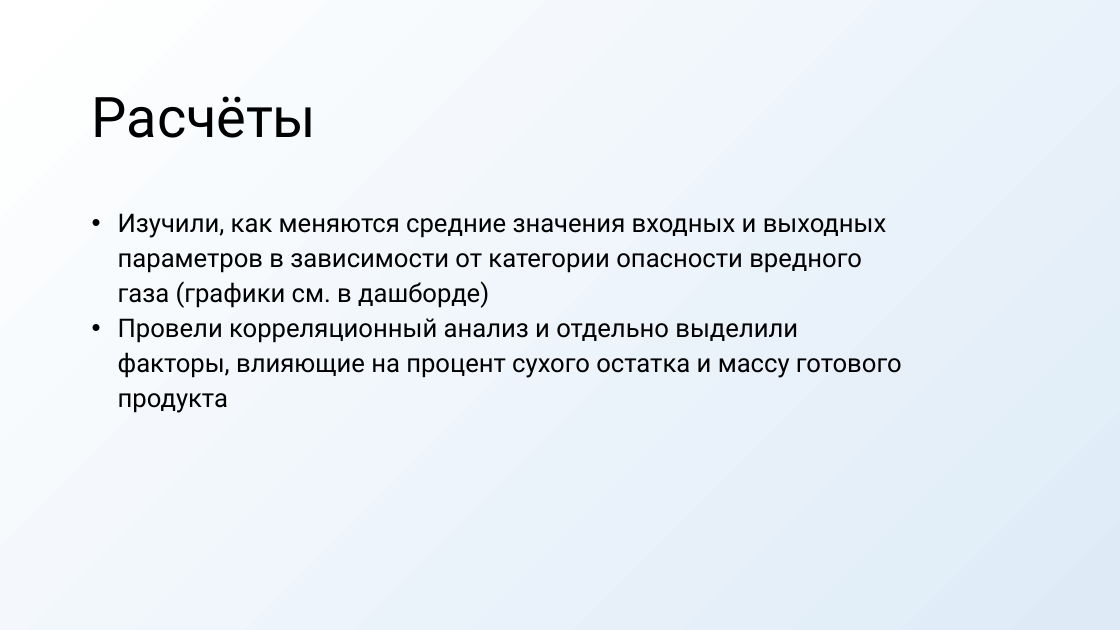
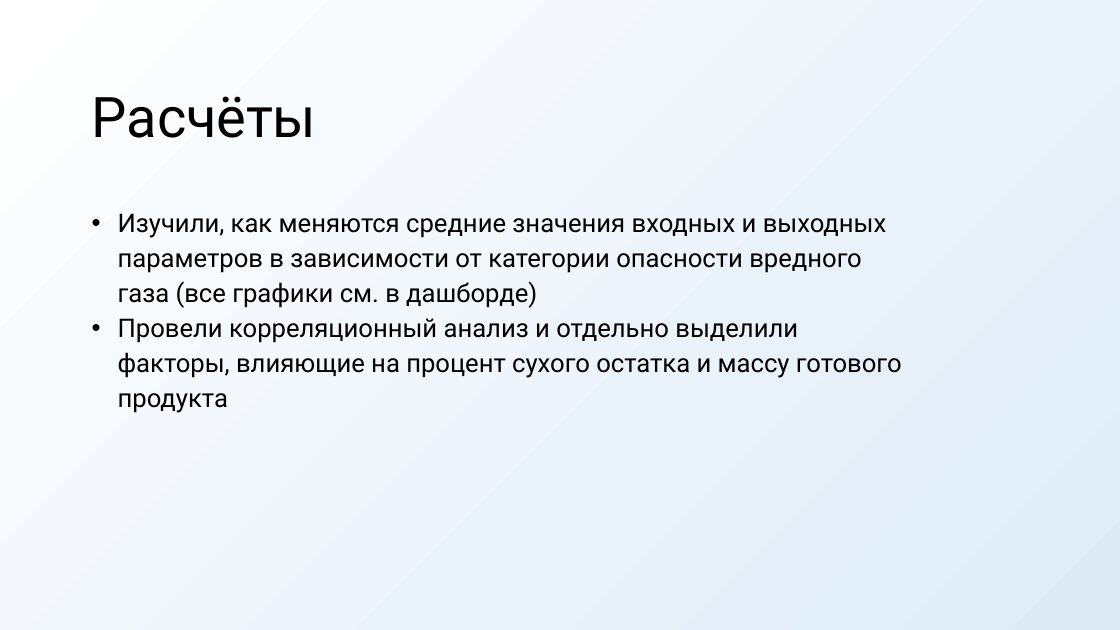
Before and after one commit to alinkalina/ad-ecology-project, a slide deck: slide 5 of presentation.pptx. Drawn at 1120x630 pixels with LibreOffice and Linux fonts; fonts in the diff are those of the drawing. Boxes give left, top, right and bottom in pixels: in the first picture for what was removed or moved away, otherwise in the second. Text is boxed around its words. In the diff, an @@ line names an element or a change of style, - is before the commit and + after.

```diff
--- a/presentation.pptx
+++ b/presentation.pptx
@@ text at box(118, 213, 887, 308): text changed @@
-• Изучили, как меняются средние значения входных и выходных параметров в зависимости от категории опасности вредного газа (графики см. в дашборде)
+• Изучили, как меняются средние значения входных и выходных параметров в зависимости от категории опасности вредного газа (все графики см. в дашборде)
```
Also in this commit, not shown: 8 other slides changed, 1 other file.
